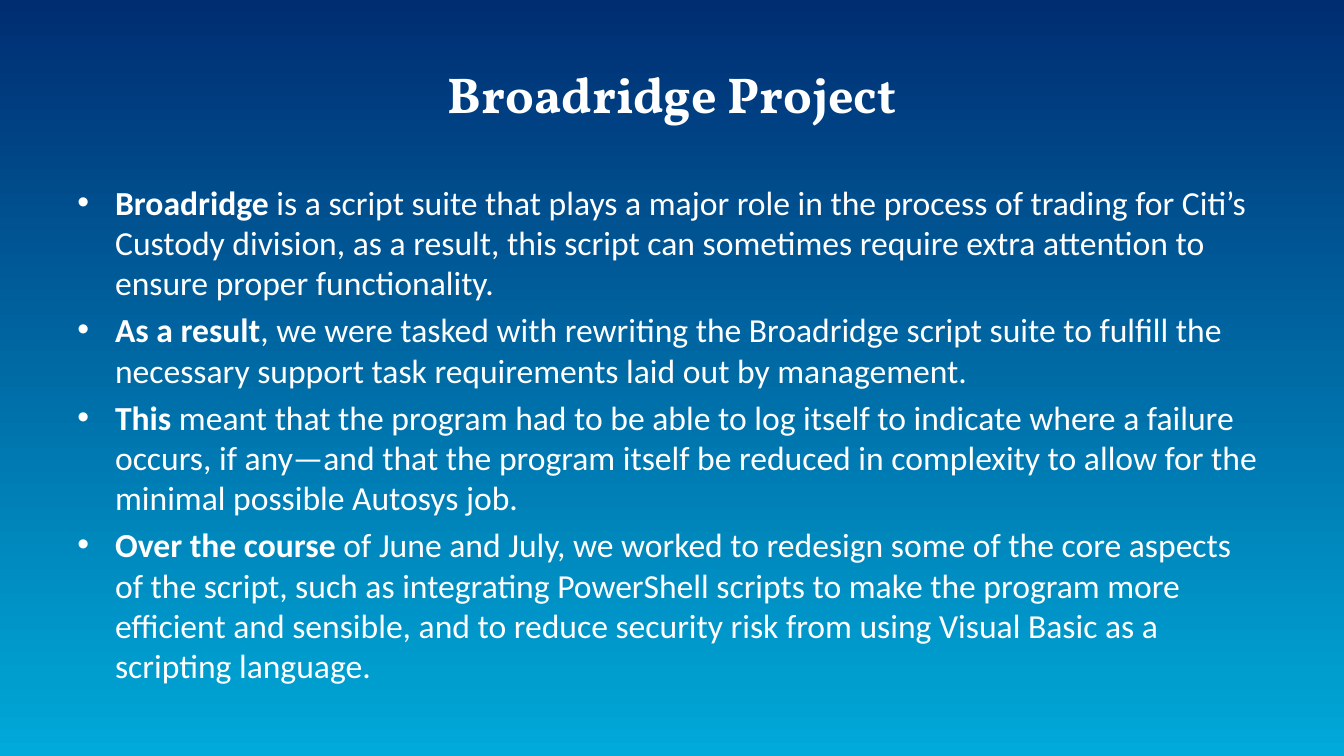
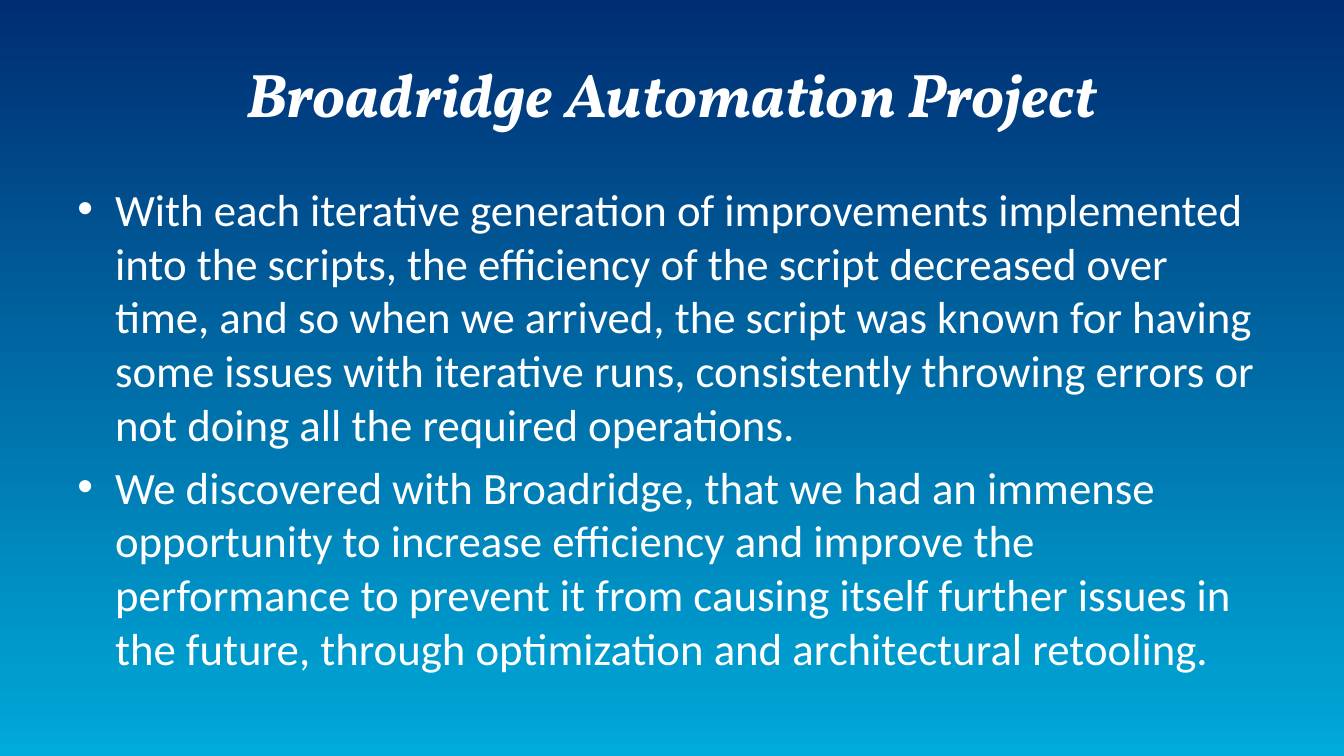
Before and after one commit to AsamiT/selflearn, a slide deck: slide 22 of InternProject.pptx (slide 20 before the commit). Drawn at 1344x756 pixels with LibreOffice and Linux fonts; fonts in the diff are those of the drawing. Boxes give left, top, right and bottom in pixels: in the first picture for what was removed or moved away, otherwise in the second. Text is boxed around its words. In the diff, an @@ line names an element or a change of style, - is before the commit and + after.

```diff
--- a/InternProject.pptx
+++ b/InternProject.pptx
@@ title at (246, 73, 1097, 133): text changed; size 36 to 44 pt; italic on @@
-Broadridge Project
+Broadridge Automation Project
@@ text at (115, 195, 1254, 673): text changed; size 24 to 32 pt @@
-• Broadridge is a script suite that plays a major role in the process of trading for Citi’s Custody division, as a result, this script can sometimes require extra attention to ensure proper functionality.
-• As a result, we were tasked with rewriting the Broadridge script suite to fulfill the necessary support task requirements laid out by management.
-• This meant that the program had to be able to log itself to indicate where a failure occurs, if any—and that the program itself be reduced in complexity to allow for the minimal possible Autosys job.
-• Over the course of June and July, we worked to redesign some of the core aspects of the script, such as integrating PowerShell scripts to make the program more efficient and sensible, and to reduce security risk from using Visual Basic as a scripting language.
+• With each iterative generation of improvements implemented into the scripts, the efficiency of the script decreased over time, and so when we arrived, the script was known for having some issues with iterative runs, consistently throwing errors or not doing all the required operations.
+• We discovered with Broadridge, that we had an immense opportunity to increase efficiency and improve the performance to prevent it from causing itself further issues in the future, through optimization and architectural retooling.
```
Also in this commit, not shown: 8 other slides changed, 3 slides added.
